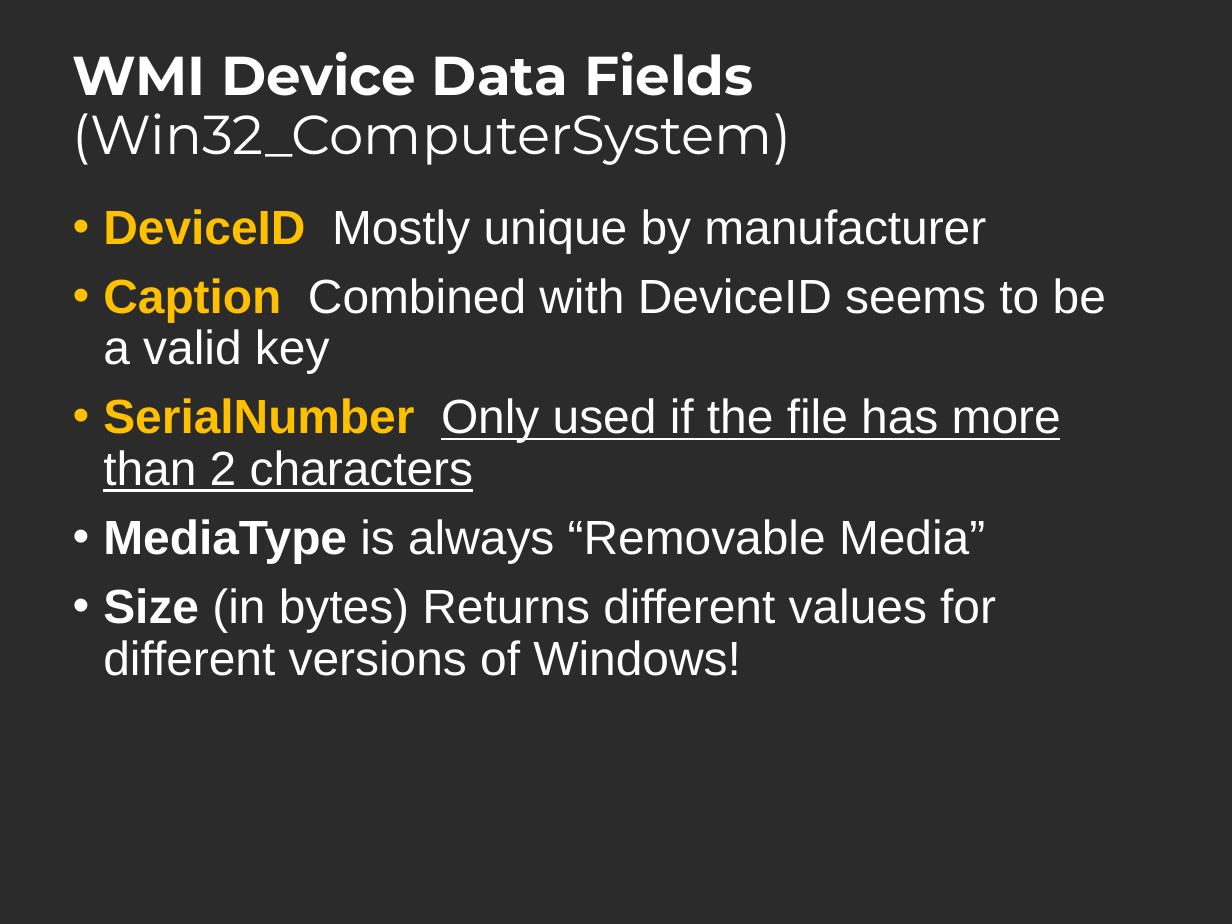
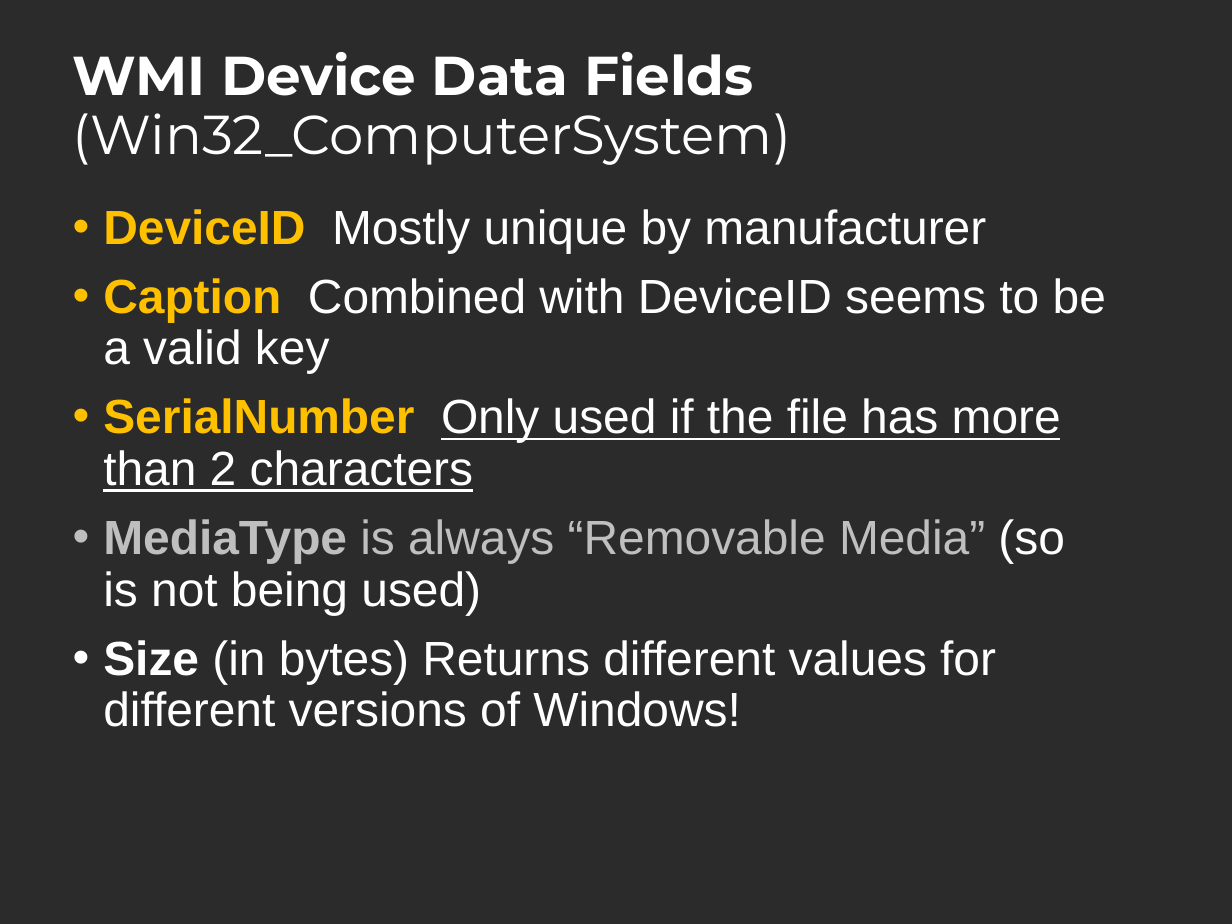
Before and after one commit to university-of-waikato-library/usb, a slide deck: slide 4 of Slides/Stone USB - Std.pptx. Drawn at 1232x924 pixels with LibreOffice and Linux fonts; fonts in the diff are those of the drawing; background and template pictures are left out; a plain dark background stands for a picture behind light text. Boxes give left, top, right and bottom in pixels: in the first picture for what was removed or moved away, otherwise in the second. Text is boxed around its words. In the diff, an @@ line names an element or a change of style, - is before the commit and + after.

Commit message:
Adjusted mediatype on 4th slide

```diff
--- a/Slides/Stone USB - Std.pptx
+++ b/Slides/Stone USB - Std.pptx
@@ text at [103, 519, 1064, 615]: text changed; text colour #FFFFFF to #BFBFBF @@
-• MediaType is always “Removable Media”
+• MediaType is always “Removable Media” (so is not being used)
```
Also in this commit, not shown: 4 other slides changed, 1 other file.
